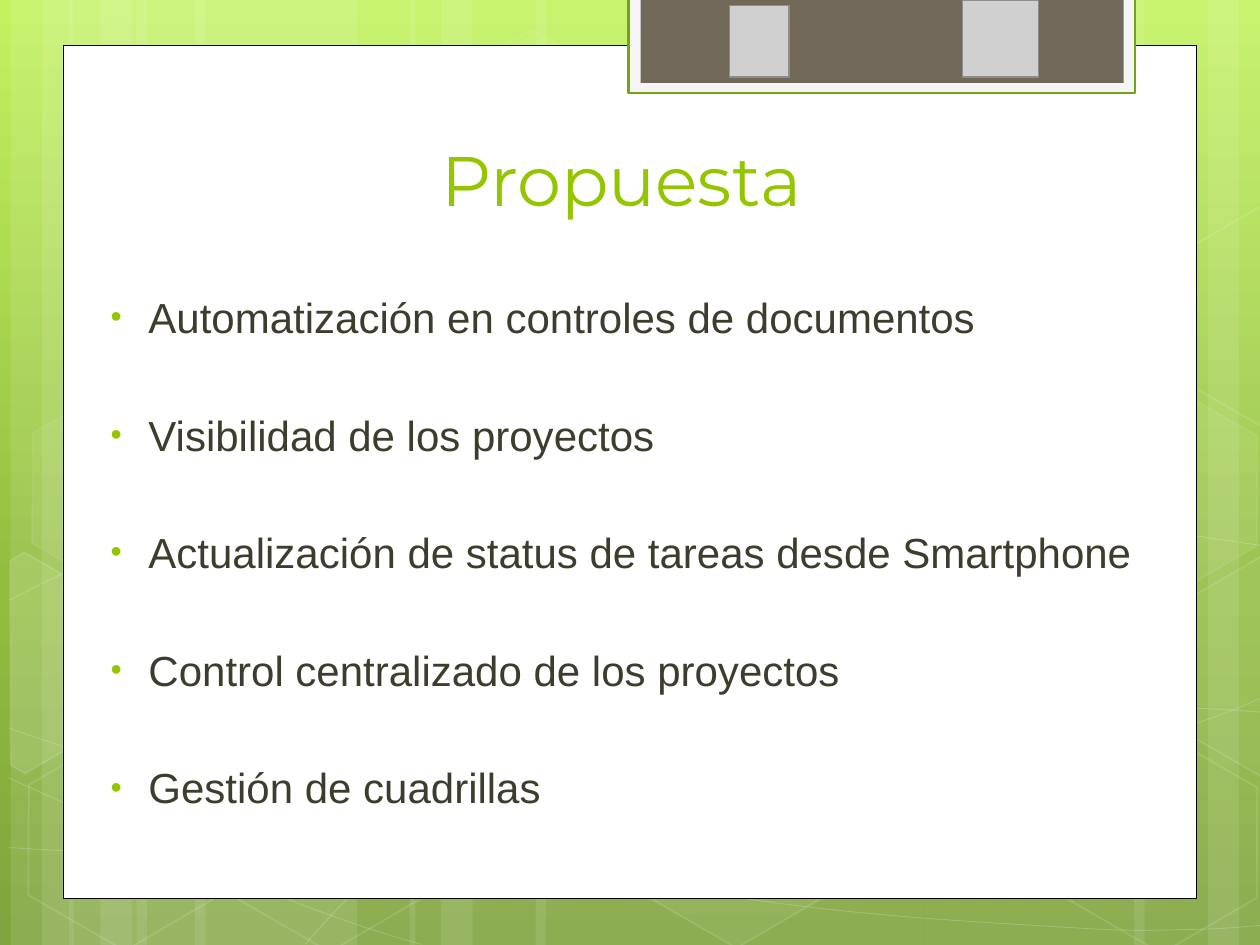
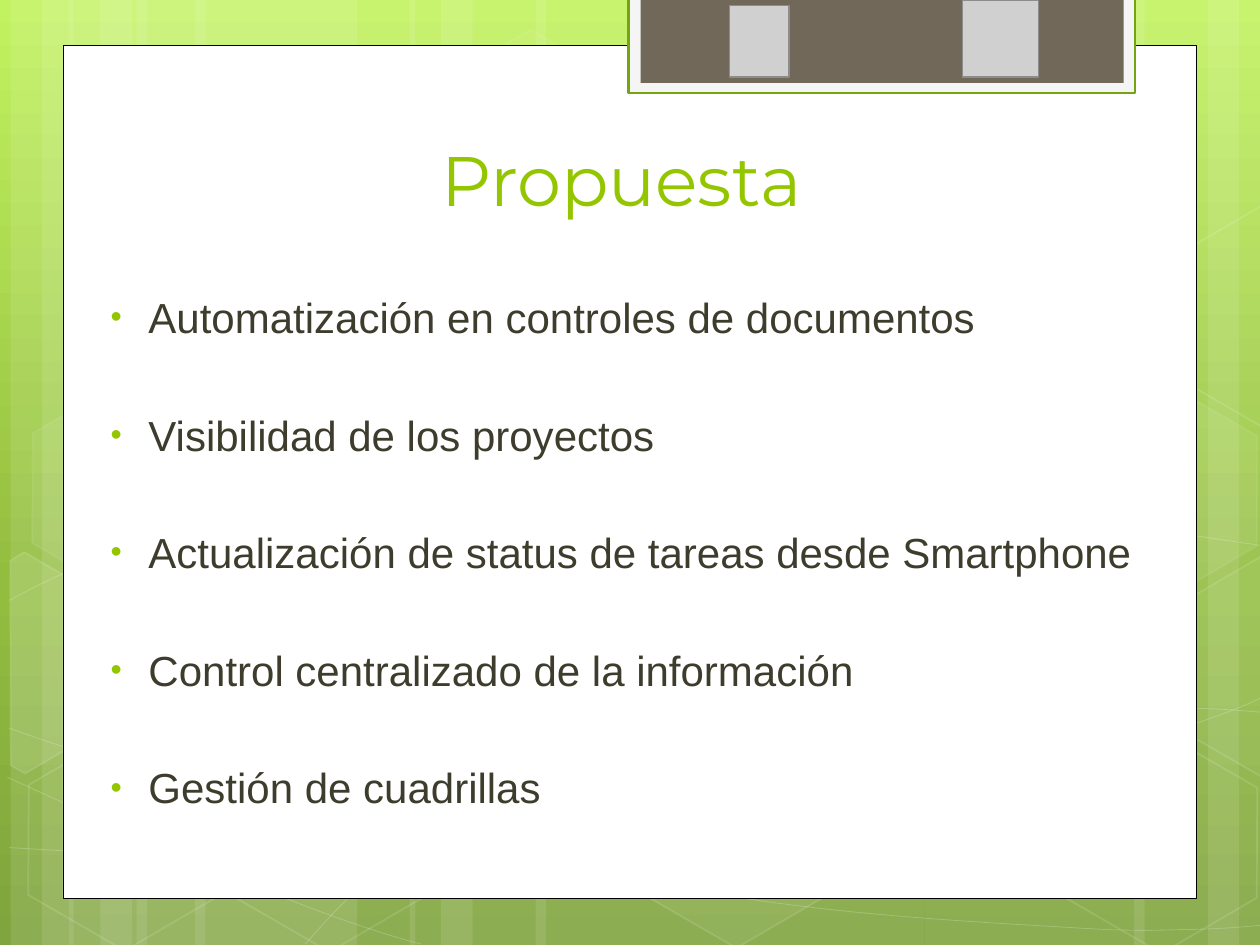
Before and after one commit to ptissera/habilitacion-profesional-2012-4k4, a slide deck: slide 6 of Documentacion/Proyecto/Presentacion Final/Exposicion Final.pptx. Drawn at 1260x945 pixels with LibreOffice and Linux fonts; fonts in the diff are those of the drawing; grey boxes stand for pictures. Boxes give left, top, right and bottom in pixels: in the first picture for what was removed or moved away, otherwise in the second. Text is boxed around its words. In the diff, an @@ line names an element or a change of style, - is before the commit and + after.

```diff
--- a/Documentacion/Proyecto/Presentacion Final/Exposicion Final.pptx
+++ b/Documentacion/Proyecto/Presentacion Final/Exposicion Final.pptx
@@ text at bbox=[148, 655, 853, 687]: text changed @@
-• Control centralizado de los proyectos
+• Control centralizado de la información
```
Also in this commit, not shown: 14 other slides changed.
